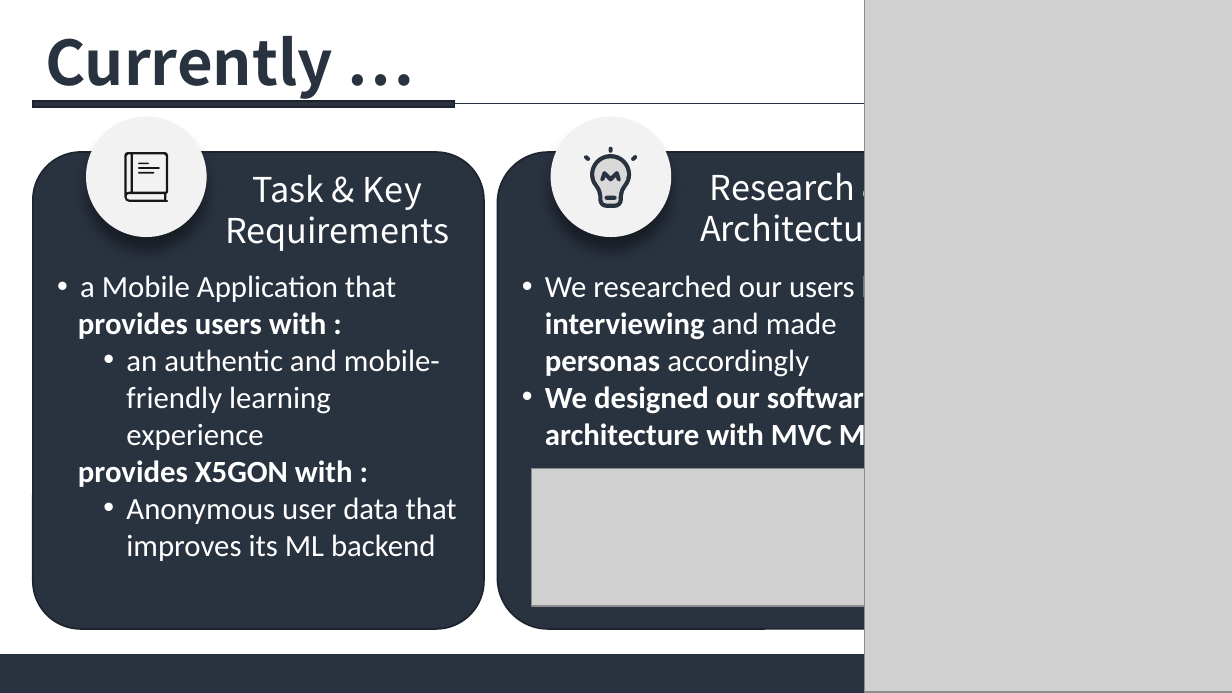
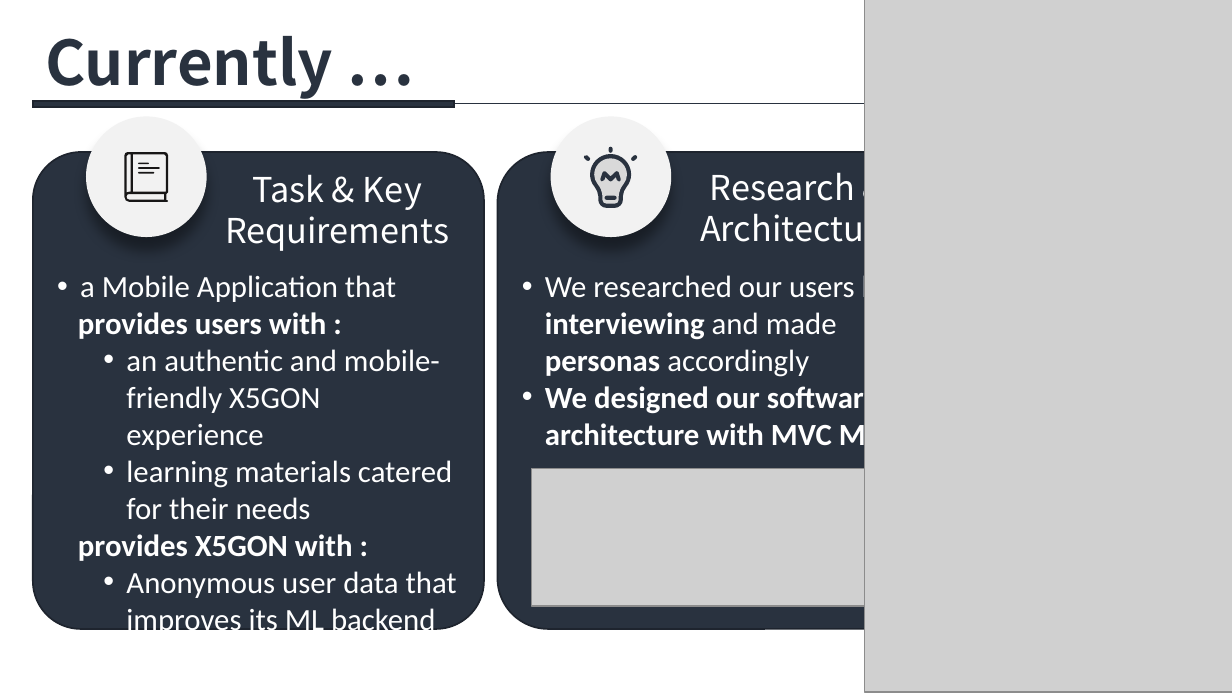
Before and after one commit to magetron/X5GON-mobile, a slide deck: slide 2 of presentation/X5GON-Team 4.pptx. Drawn at 1232x693 pixels with LibreOffice and Linux fonts; fonts in the diff are those of the drawing; grey boxes stand for pictures; background and template pictures are left out. Boxes give left, top, right and bottom in pixels: in the first picture for what was removed or moved away, otherwise in the second. Text is boxed around its words. In the diff, an @@ line names an element or a change of style, - is before the commit and + after.

```diff
--- a/presentation/X5GON-Team 4.pptx
+++ b/presentation/X5GON-Team 4.pptx
@@ text at <box>126,349,452,520</box>: text changed @@
-  • an authentic and mobile-friendly learning experience
+  • an authentic and mobile-friendly X5GON experience
+  • learning materials catered for their needs
@@ rectangle removed at <box>0,654,1232,692</box> @@
```
Also in this commit, not shown: 2 other slides changed.
